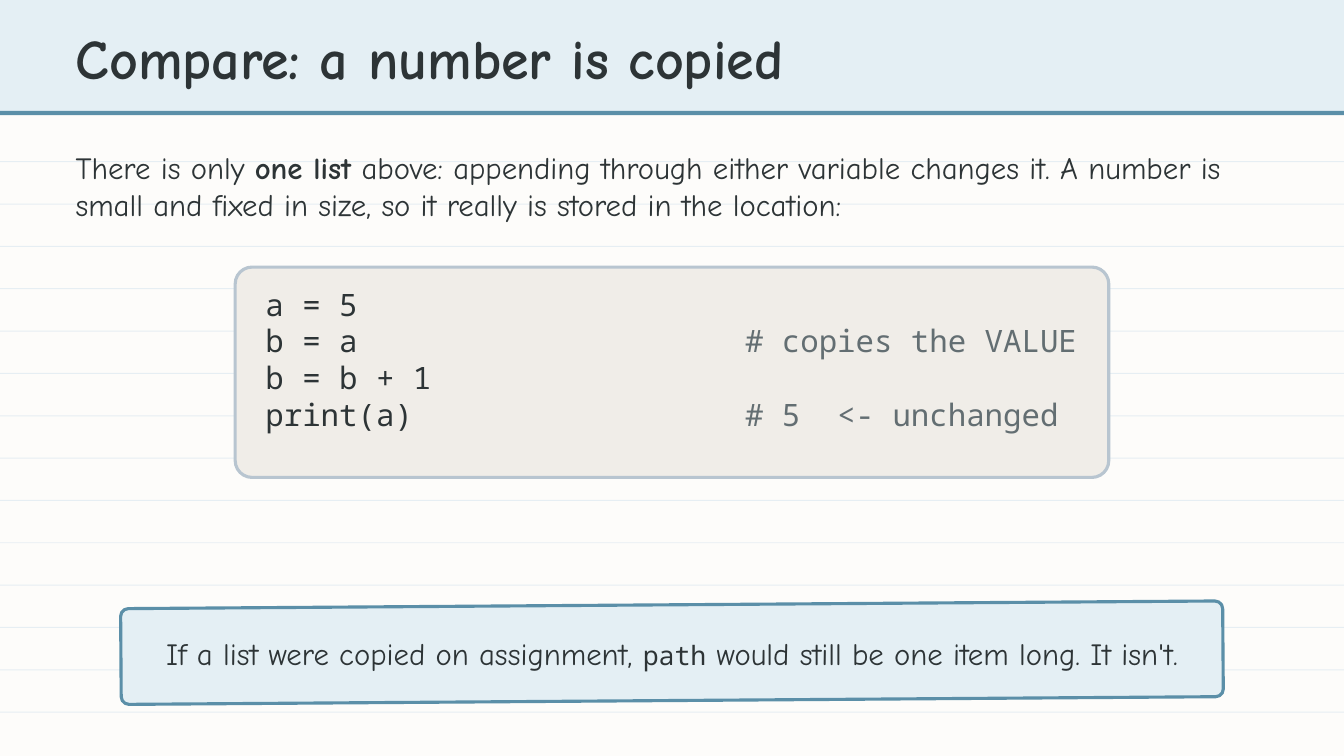
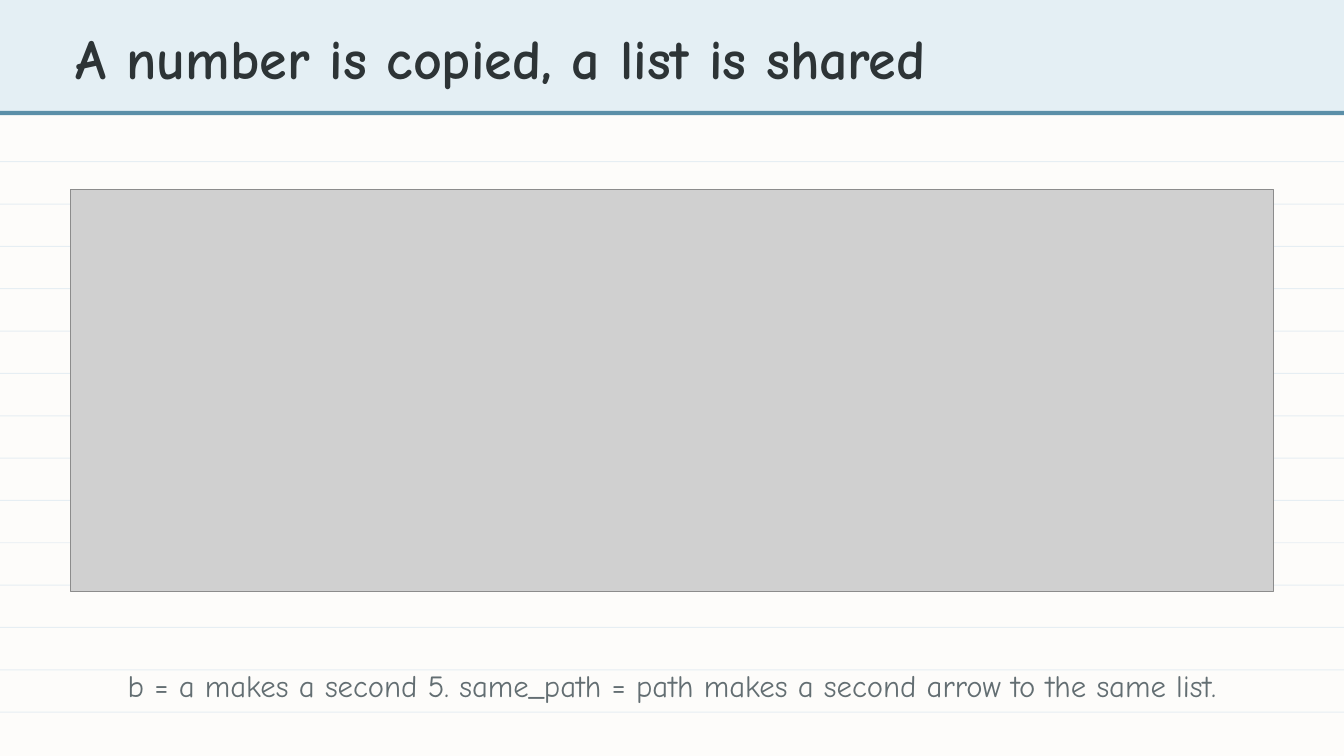
Before and after one commit to bradamiller/LearningPython, a slide deck: slide 21 of static/slides/module-04-manhattan/module-4-lesson-03-lists.pptx (slide 23 before the commit). Drawn at 1344x756 pixels with LibreOffice and Linux fonts; fonts in the diff are those of the drawing; grey boxes stand for pictures. Boxes give left, top, right and bottom in pixels: in the first picture for what was removed or moved away, otherwise in the second. Text is boxed around its words. In the diff, an @@ line names an element or a change of style, - is before the commit and + after.

```diff
--- a/static/slides/module-04-manhattan/module-4-lesson-03-lists.pptx
+++ b/static/slides/module-04-manhattan/module-4-lesson-03-lists.pptx
@@ text at <box>76,41,925,89</box>: text changed @@
-Compare: a number is copied
+A number is copied, a list is shared
@@ text removed at <box>76,158,1221,222</box> @@
-There is only one list above: appending through either variable changes it. A number is small and fixed in size, so it really is stored in the location:
@@ picture added at <box>71,191,1273,592</box> @@
@@ rounded rectangle removed at <box>235,267,1109,478</box> @@
@@ text removed at <box>265,294,1059,434</box> @@
-a = 5
-b = a # copies the VALUE
-b = b + 1
-print(a) # 5 <- unchanged
@@ rounded rectangle removed at <box>121,601,1223,705</box> @@
@@ text removed at <box>166,644,1177,672</box> @@
-If a list were copied on assignment, path would still be one item long. It isn't.
@@ text added at <box>128,676,1216,703</box>, 22 pt, text #636E72 @@
+b = a makes a second 5. same_path = path makes a second arrow to the same list.
```
Also in this commit, not shown: 3 other slides changed, 2 slides removed, 5 other files.
